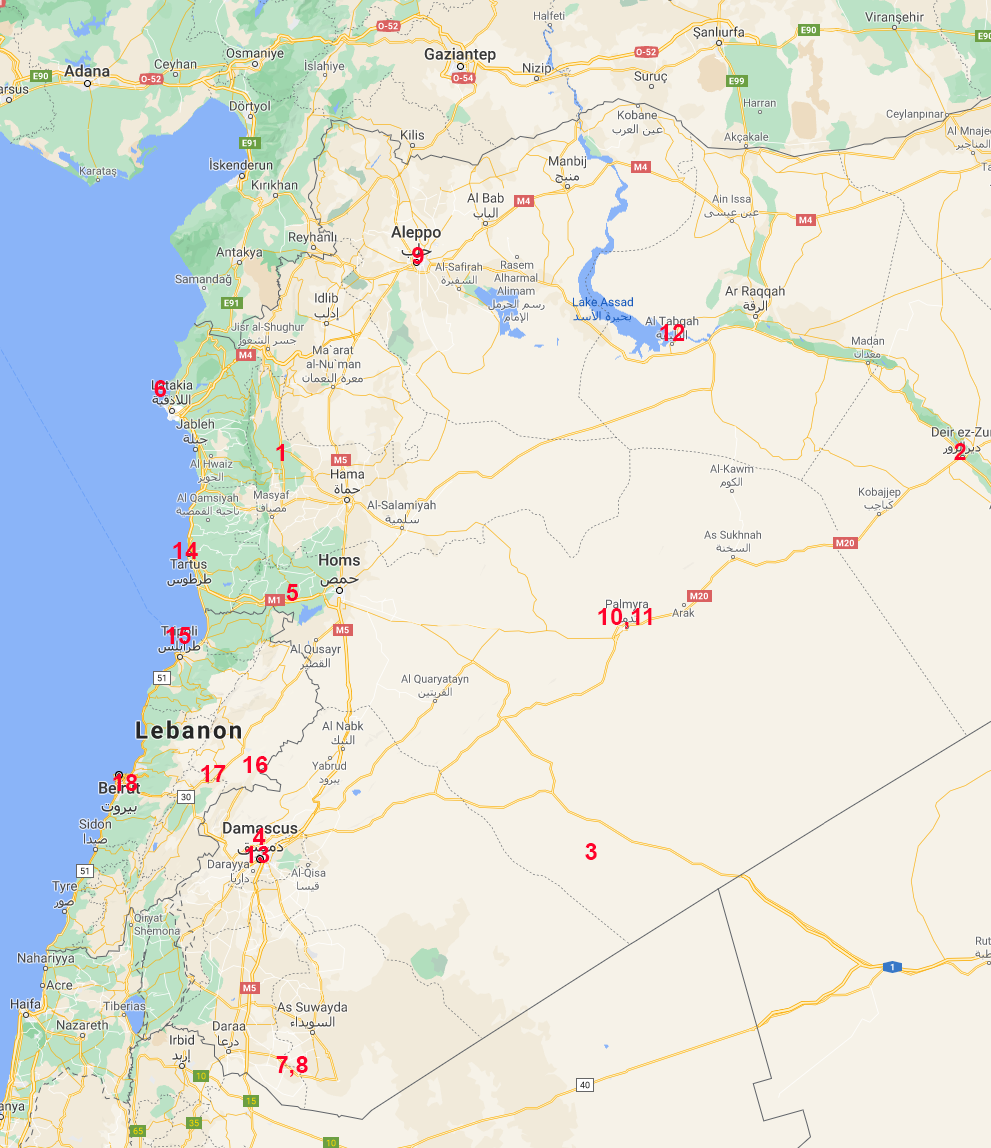
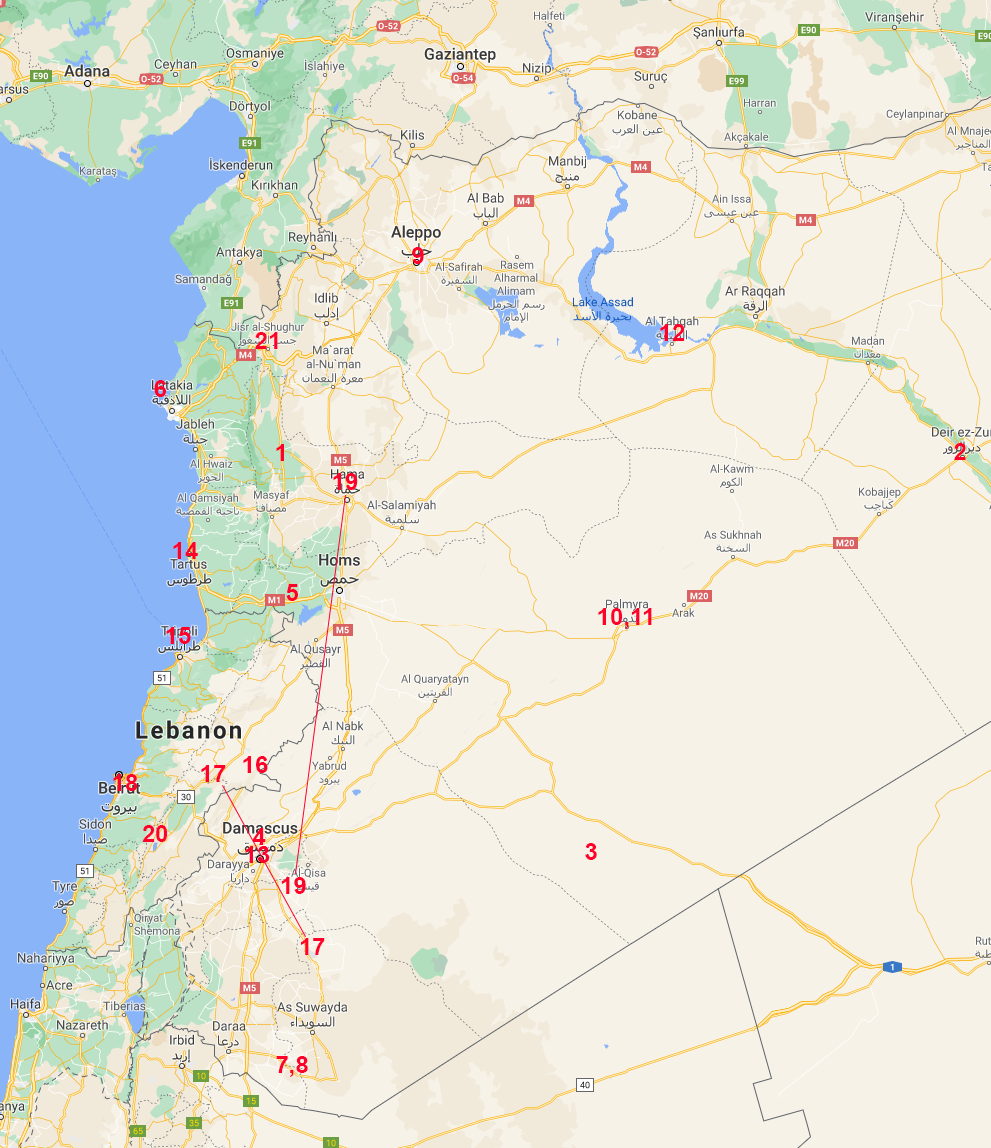
Comparing the layer stacks of the two (991, 1148) images. Changes:
added layer "19" (1st of 2) above "Shape 1" over [281, 877, 306, 894]
added layer "Shape 1" above "17" over [222, 785, 306, 937]
added layer "17" (1st of 2) above "20" over [300, 938, 325, 955]
added layer "20" above "18" over [142, 825, 168, 842]
added layer "21" above "Shape 2" over [255, 332, 278, 349]
added layer "Shape 2" above "19" over [295, 495, 346, 874]
added layer "19" (2nd of 2) above "1" over [333, 473, 358, 490]
